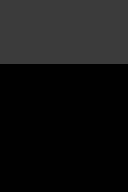
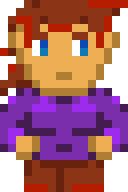
Layers edited between the first and the second w=128, h=192 image:
added layer "Layer #2" above "Layer #1" over [24, 160, 104, 192]
added layer "Layer #1" above "Layer" over [0, 88, 128, 160]
added layer "Layer" above "Layer #3" over [0, 0, 128, 96]
added layer "Layer #3" above "Background" over [32, 32, 88, 56]
painted on "Background" over [0, 0, 128, 192]
